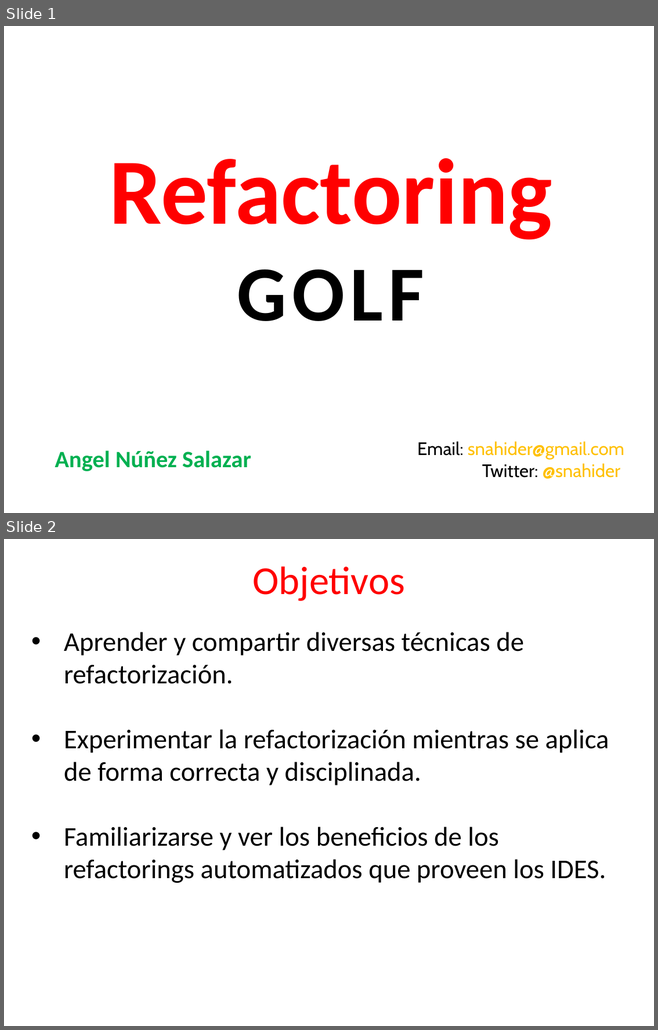
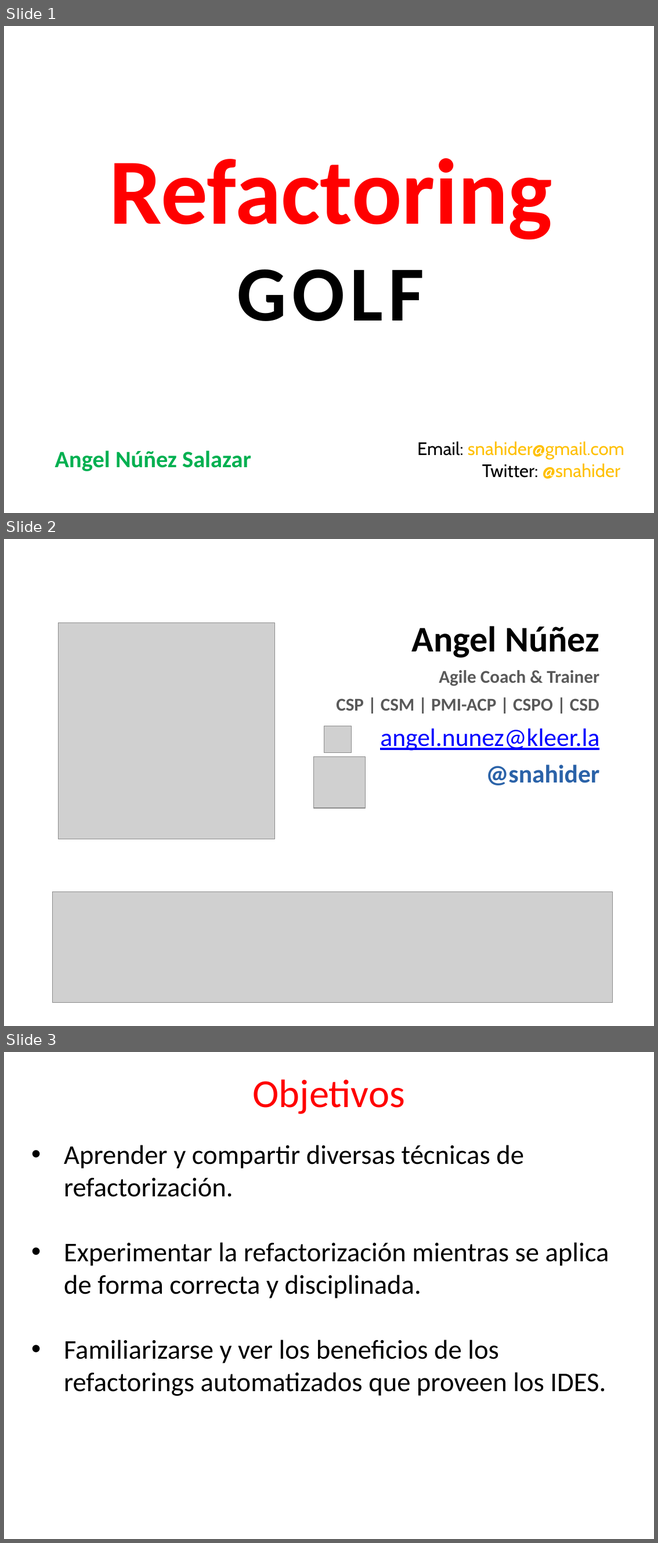
Before and after one commit to angelnunezsalazar/Refactoring-Golf, a slide deck: ppt/Diapositivas v2.pptx. Shown one above the other, each under a label of ours: slides 1 and 2 before the commit, slides 1, 2 and 3 after it. The pictures are 658x1030 and 658x1543 pixels, drawn with LibreOffice and Linux fonts; fonts in the diff are those of the drawing; grey boxes stand for pictures. Boxes give left, top, right and bottom in pixels: in the first picture for what was removed or moved away, otherwise in the second. Text is boxed around its words. In the diff, an @@ line names an element or a change of style, - is before the commit and + after.

```diff
--- a/ppt/Diapositivas v2.pptx
+++ b/ppt/Diapositivas v2.pptx
@@ slide 2 added at bbox=[4, 539, 654, 1026], background #FFFFFF @@
@@ picture added at bbox=[59, 623, 275, 839] @@
@@ text added at bbox=[336, 626, 599, 785], 20 pt, text #595959, bold @@
+Angel Núñez
+Agile Coach & Trainer
+CSP | CSM | PMI-ACP | CSPO | CSD
+angel.nunez@kleer.la
+@snahider
@@ picture added at bbox=[324, 726, 351, 754] @@
@@ picture added at bbox=[314, 756, 365, 808] @@
@@ picture added at bbox=[53, 892, 612, 1003] @@
@@ what was slide 2 is now slide 3 @@
```
Also in this commit, not shown: 2 slides changed, 1 other slide added, 8 other files.
